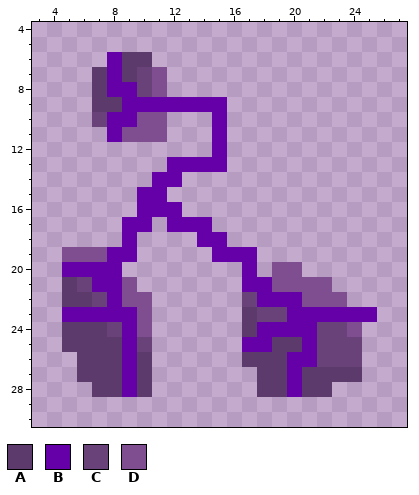
A pixel-art sprite gets an edit: sprites/blocks/environment/ore-anolead2.png. The picture above is the old version.
The file is 32x32 pixels. Shown: x 3..27, y 4..30.
Palette (. is transparent): A #5c3a6b  B #6500a8  C #6a427a  D #7e4e91
The result:
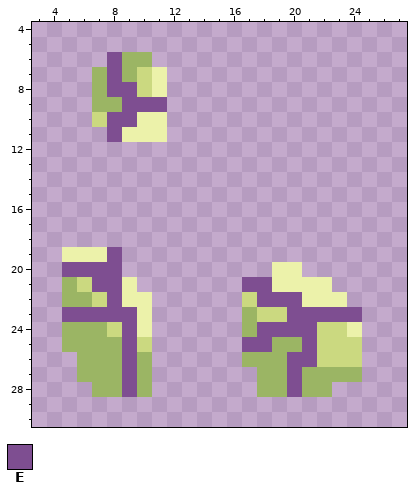
Colours new in this view: E #7e4e91
The exact change:
Colour A changes from #5c3a6b to #9bb564.
Colour C changes from #6a427a to #cbd980.
Colour D changes from #7e4e91 to #ecf2aa.
Colour B becomes colour E in rows 6 to 7 at x 8; in row 8 at x 8 to 9; in row 9 at x 9 to 11; in row 10 at x 8 to 9; in row 11 at x 8; in row 19 at x 8.
Colour B becomes colour E in row 20 at x 5 to 8; in row 21 at x 7 to 8 and 17 to 18; in row 22 at x 8 and 18 to 20; in row 23 at x 5 to 9 and 20 to 24; in row 24 at x 9 and 18 to 21; in row 25 at x 9, 17 to 18 and 21.
Colour B becomes colour E in row 26 at x 9 and 20 to 21; in rows 27 to 28 at x 9 and 20.
The author cleared colour B in row 9 at x 12 to 15; in rows 10 to 12 at x 15; in row 13 at x 12 to 15; in row 14 at x 11 to 12; in row 15 at x 10 to 11; in row 16 at x 10 to 12.
The author cleared colour B in row 17 at x 9 to 10 and 12 to 14; in row 18 at x 9 and 14 to 15; in row 19 at x 9 and 15 to 17; in row 20 at x 17; in row 23 at x 25.
Where, in picture pixels (left, top, right, bottom), the same in both pictures:
changed: (62, 52, 377, 397)
